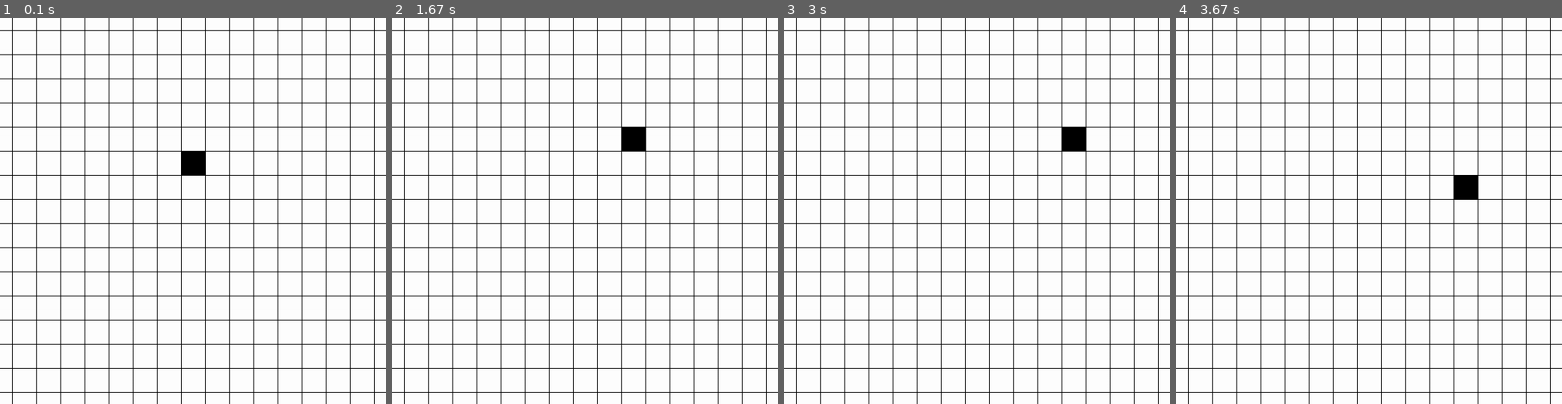
Above: before the commit, frames 1-4 (left to right).
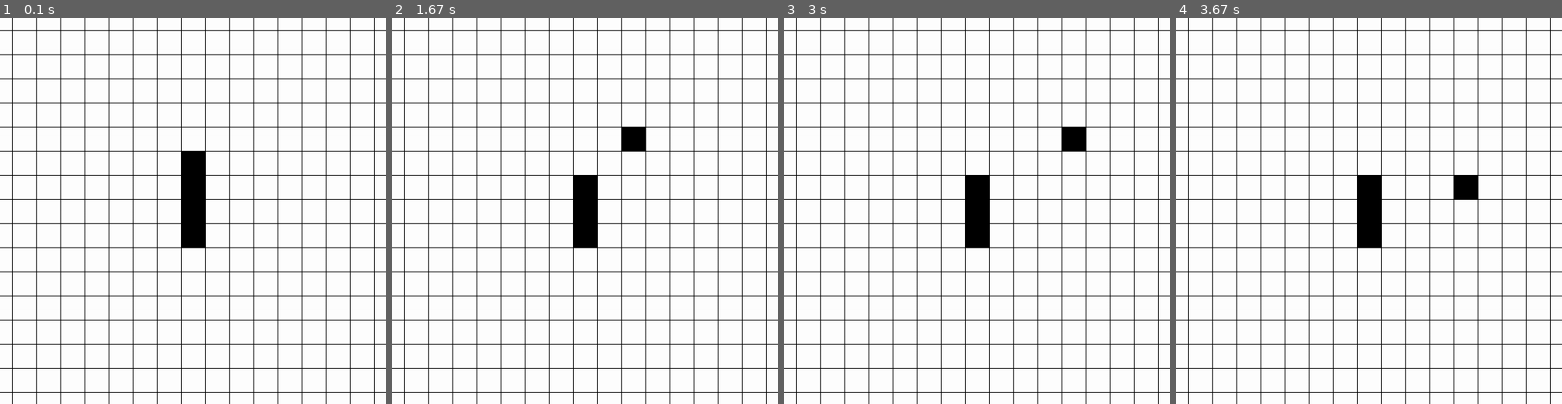
Above: after the commit, the same moments.

Repository: pretzelogical/snake-pygame
Game: pygame game, started from main.py
Same seed, same stepped clock (60 frames per second), same inputs: the game is played once before the commit and once after it.
Inputs:
- Up to frame 1 (0.1 s): no input
- Up to frame 2 (1.67 s): hold Right 0.33-0.8 s; hold Up 0.83-1.18 s; hold Right from 1.22 s (still down)
- Up to frame 3 (3 s): release Right at 1.82 s; hold Down from 2.65 s (still down)
- Up to frame 4 (3.67 s): release Down at 3.62 s; hold Left from 3.65 s (still down)
The pictures show only the part of the screen within x 27-77%, y 30-80%; the shares and areas given below are measured in that part.

The runs differ from the first frame. In frame 1, 1.2% of the frame differs, in the area x 46-54%, y 40-60%; in frame 2, 1.2%; in frame 3, 1.2%; in frame 4, 1.2%.

Commit message:
snake body spawn

Diff:
--- a/main.py
+++ b/main.py
@@ -20,11 +20,10 @@
         super().__init__(*args, **kwargs)
         self.color = COL_BLACK
         self.pos = Vector2(16, 16)
-        self.x = self.pos.x * GRID_SIZE
-        self.y = self.pos.y * GRID_SIZE
         self.lastHeading = pygame.K_UP
         self.head = kwargs.get("head", False)
         self.parent = kwargs.get("parent", None)
+        self.child = kwargs.get("child", None)
         if not self.head and not self.parent:
             raise ValueError("Snake must have parent if not head")
 
@@ -61,6 +60,17 @@
             return pygame.K_UP
         return heading
 
+    @property
+    def pos(self):
+        return self.__pos
+
+    @pos.setter
+    def pos(self, val):
+        """ update screen position based on grid position """
+        self.__pos = val
+        self.x = self.__pos.x * GRID_SIZE
+        self.y = self.__pos.y * GRID_SIZE
+
 
 class Food(pygame.Rect):
     def __init__(self, *args, **kwargs):
@@ -95,6 +105,23 @@
     screen.blit(frameText, frameTextRect)
 
 
+def initSnakeBlocks(num_children):
+    snake = []
+    snakeHead = Snake(GRID_SIZE, GRID_SIZE, GRID_SIZE, GRID_SIZE, head=True)
+    snake.append(snakeHead)
+    offset = Vector2(16, 16)
+    for i in range(1, num_children + 1):
+        parent = snake[i - 1]
+        newPart = Snake(GRID_SIZE, GRID_SIZE,
+                        GRID_SIZE, GRID_SIZE, parent=parent)
+        newPart.pos = offset
+        print(newPart.pos)
+        snake.append(newPart)
+        parent.child = snake[i]
+        offset += Vector2(0, 1)
+    return snake
+
+
 def main():
     screen = pygame.display.set_mode((SCREEN_SIZE, SCREEN_SIZE))
     pygame.display.set_caption("Snake")
@@ -103,9 +130,13 @@
         frameCount = 0
     gameField = createGameField()
     clock = pygame.time.Clock()
-    snake = Snake(GRID_SIZE, GRID_SIZE, GRID_SIZE, GRID_SIZE, head=True)
+    snake = initSnakeBlocks(3)
+    for s in snake:
+        print(s.pos)
     food = Food(0, 0, GRID_SIZE, GRID_SIZE)
-    blocks = [snake, food]
+    blocks = snake + [food]
+    if TESTING:
+        print(blocks)
     running = True
     heading = pygame.K_UP
 
@@ -120,7 +151,7 @@
                 heading = event.key
 
         # Game logic
-        snake.move(heading, gameField)
+        snake[0].move(heading, gameField)
 
         # Drawing logic
         screen.fill((255, 255, 255))
@@ -128,6 +159,7 @@
         drawBlocks(screen, blocks)
         if TESTING:
             frameCount += 1
+            print(snake[0])
             testDraw(screen, frameCount)
 
         pygame.display.flip()
